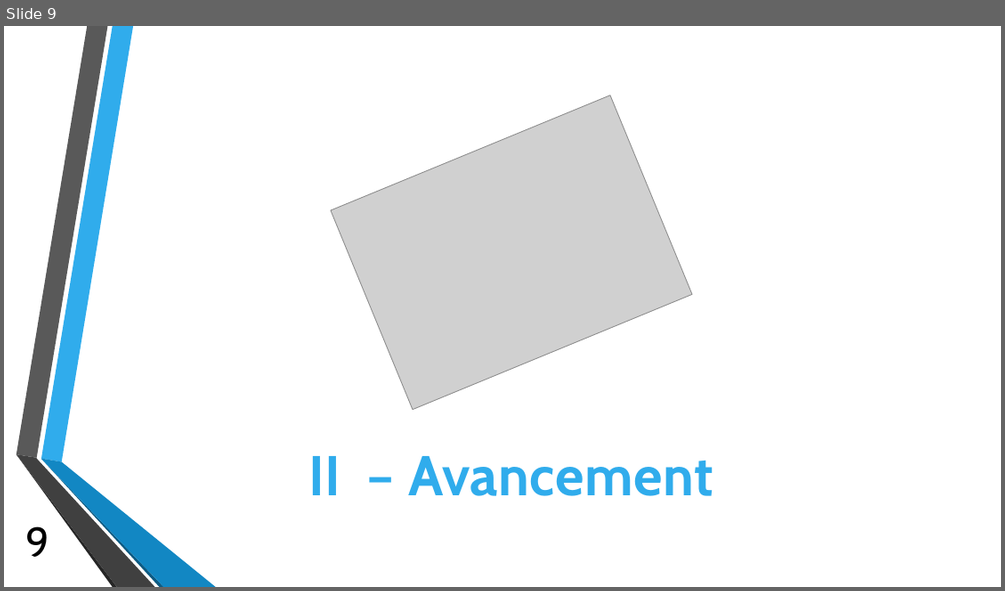
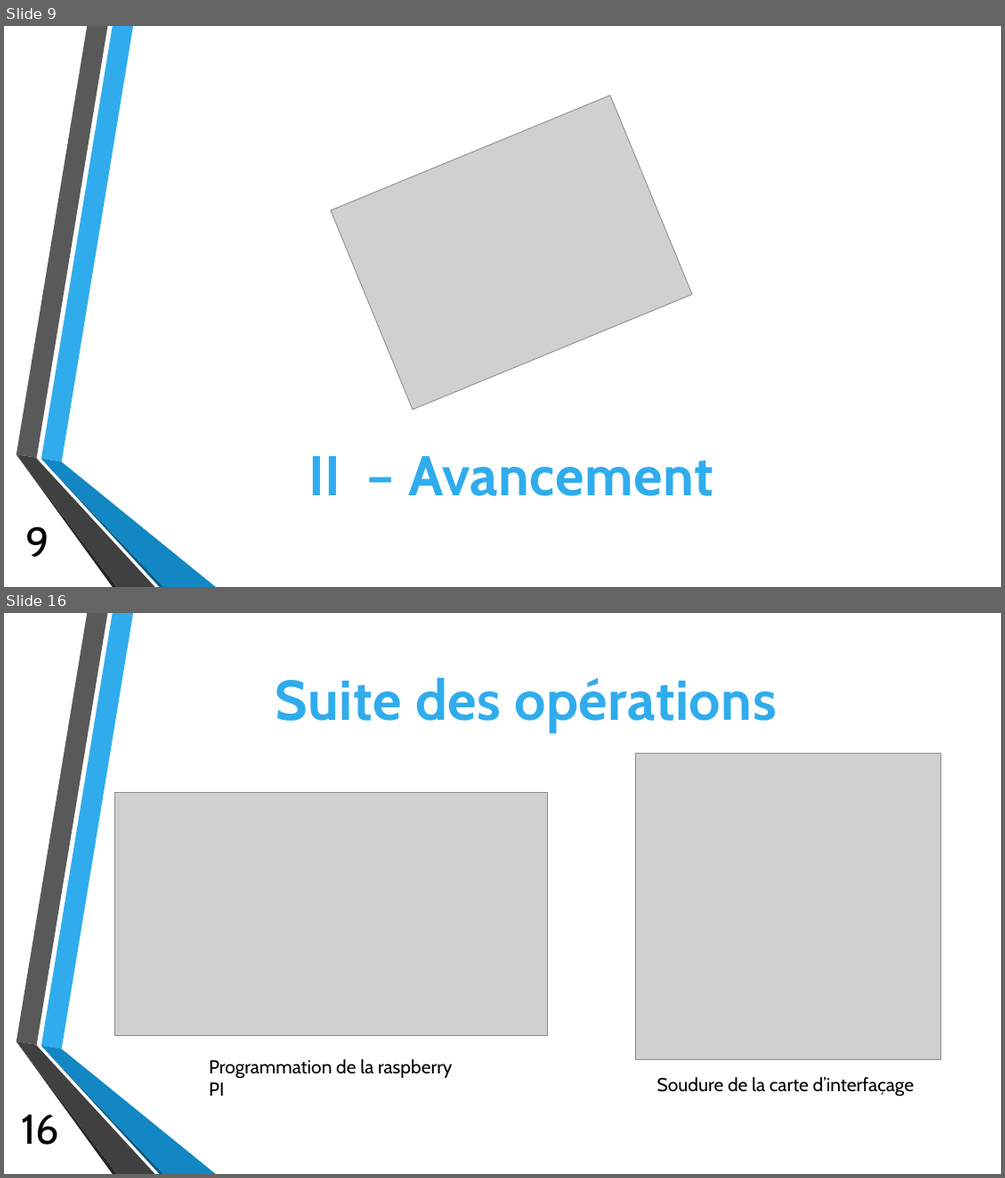
Before and after one commit to cbourree/CFM---Mindstorms, a slide deck: Diapo/Présentaion1.pptx. Shown one above the other, each under a label of ours: slide 9 before the commit, slides 9 and 16 after it; the slides between them are not shown. The pictures are 1005x591 and 1005x1178 pixels, drawn with LibreOffice and Linux fonts; fonts in the diff are those of the drawing; grey boxes stand for pictures; background and template pictures are left out. Boxes give left, top, right and bottom in pixels: in the first picture for what was removed or moved away, otherwise in the second. Text is boxed around its words. In the diff, an @@ line names an element or a change of style, - is before the commit and + after.

```diff
--- a/Diapo/Présentaion1.pptx
+++ b/Diapo/Présentaion1.pptx
@@ slide 16 added at [4,613,1001,1174], background picture (left out); not listed: 6 template elements that a slide beside it also shows @@
@@ text added at [275,677,776,732], 54 pt, text #30ACEC, bold @@
+Suite des opérations
@@ picture added at [636,754,942,1060] @@
@@ picture added at [114,793,548,1036] @@
@@ text added at [209,1059,453,1095], 18 pt, text #000000 @@
+Programmation de la raspberry PI
@@ text added at [657,1077,914,1096], 18 pt, text #000000 @@
+Soudure de la carte d’interfaçage
@@ page number added at [21,1114,59,1144], 40 pt, text #000000 @@
+16
```
Also in this commit, not shown: 7 other slides added, 1 slide removed, 14 other files.
